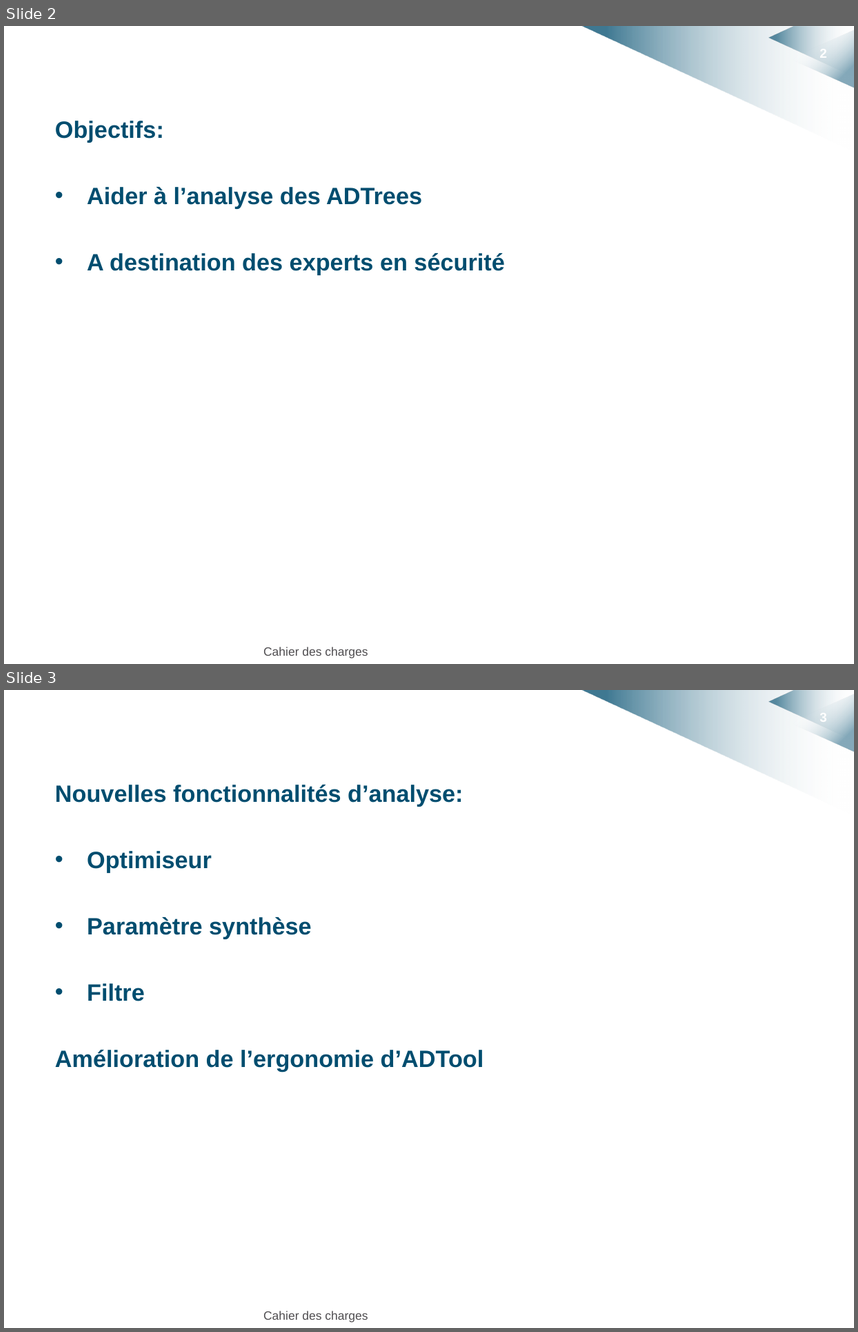
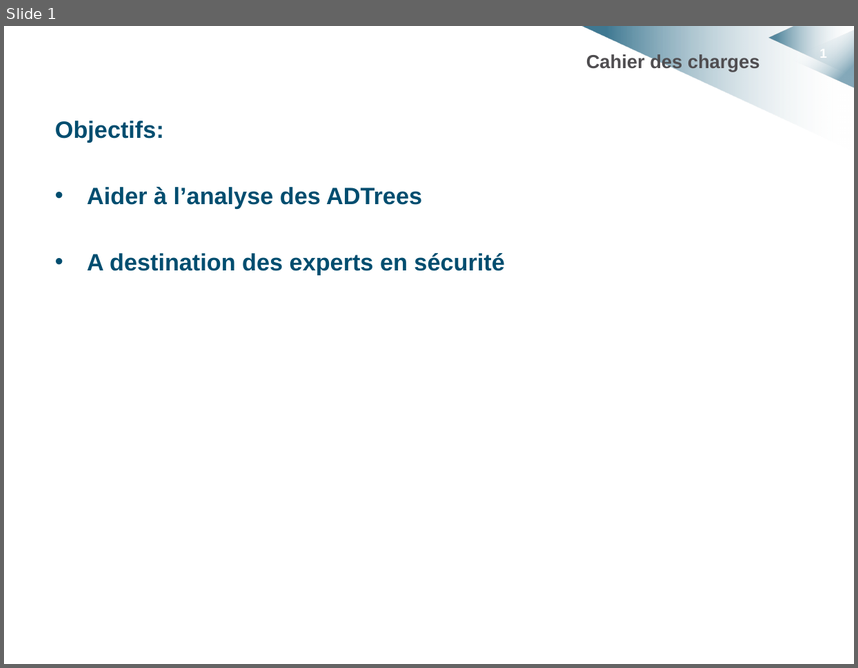
Before and after one commit to HKervadec/korrigolo, a slide deck: soutenances/projet_decembre/cahier_charges.pptx. Shown one above the other, each under a label of ours: slides 2 and 3 before the commit, slide 1 after it. The pictures are 858x1332 and 858x668 pixels, drawn with LibreOffice and Linux fonts; fonts in the diff are those of the drawing; background and template pictures are left out. Boxes give left, top, right and bottom in pixels: in the first picture for what was removed or moved away, otherwise in the second. Text is boxed around its words. In the diff, an @@ line names an element or a change of style, - is before the commit and + after.

```diff
--- a/soutenances/projet_decembre/cahier_charges.pptx
+++ b/soutenances/projet_decembre/cahier_charges.pptx
@@ slide 3 removed at [4,690,854,1328], background #FFFFFF; not listed: 4 template elements that a slide beside it also shows @@
@@ text removed at [55,785,484,1071] @@
-Nouvelles fonctionnalités d’analyse:
-• Optimiseur
-• Paramètre synthèse
-• Filtre
-Amélioration de l’ergonomie d’ADTool
@@ text removed at [263,1310,368,1322] @@
-Cahier des charges
@@ what was slide 2 is now slide 1 @@
@@ slide 1 changed as well @@
@@ title "Cahier des charges": place and size @@
-title "Cahier des charges" at [263,646,368,658]
+title "Cahier des charges" at [586,54,760,72]
@@ title "Cahier des charges" at [586,54,760,72]: size 10.2 to 16 pt, bold on; alignment left to right; less space between paragraphs; vertical alignment top to middle @@
@@ page number at [820,47,826,61]: text changed @@
-2
+1
```
Also in this commit, not shown: 5 slides added, 3 other slides removed.
